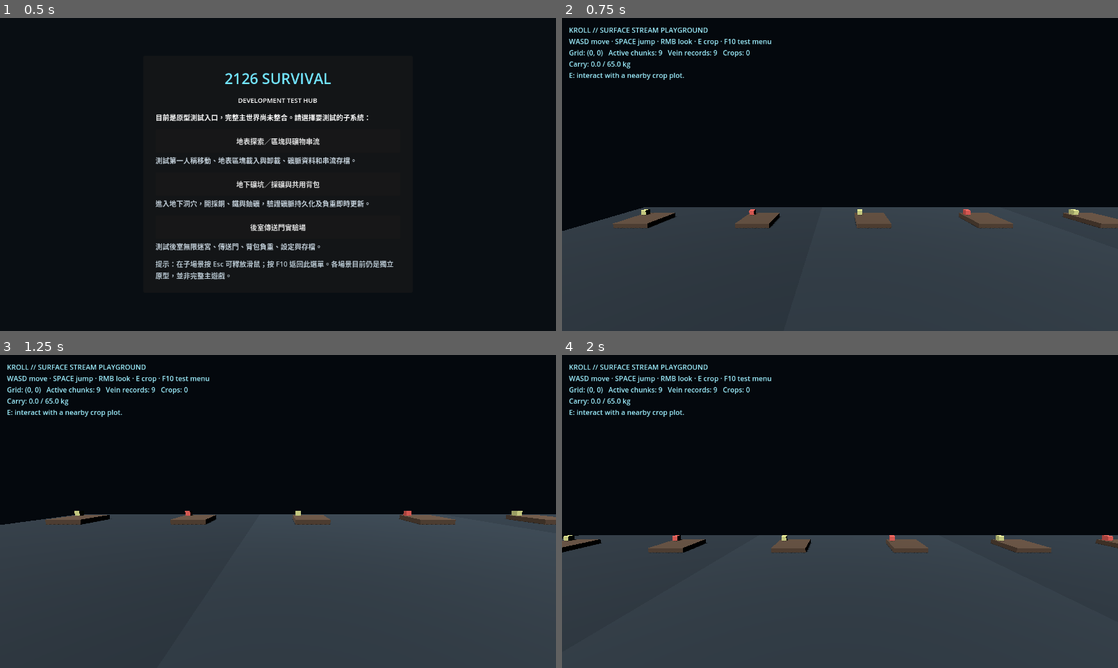
Above: before the commit, frames 1-4 (two rows, left to right).
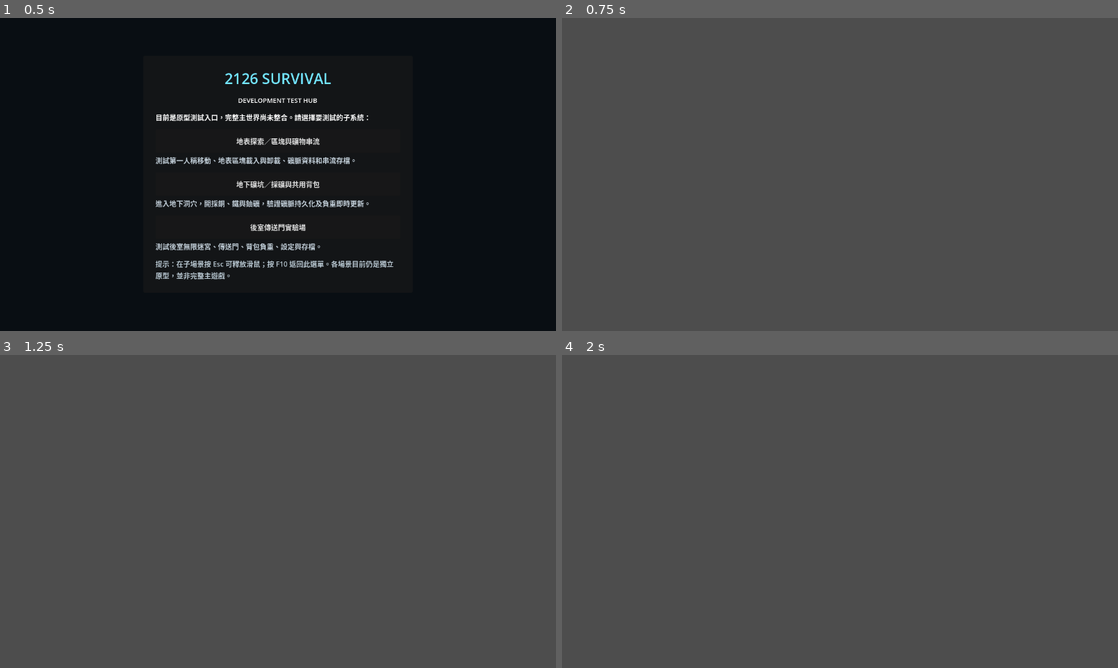
Above: after the commit, the same moments.

Repository: qaqp980520-prog/2126-Survival
Game: Godot game, scene res://prototypes/SurvivalTestHub.tscn
Two runs of this game, one before a commit and one after it. Both use one fixed random seed, a clock stepped at 60 frames per second and the inputs below.
Inputs (mouse positions are in pixels of both pictures, inside the frame that each line leads up to):
- Up to frame 1 (0.5 s): no input
- Up to frame 2 (0.75 s): click "地表探索／區塊與礦物串流" at 0.5 s
- Up to frame 3 (1.25 s): no input
- Up to frame 4 (2 s): tap Enter at 1.25 s; move the mouse to (962, 495) at 1.27 s; hold D from 1.28 s (still down); hold R from 1.28 s (still down); click (962, 495) at 1.42 s; tap Space at 1.52 s

Frame 1 is identical in both runs. In frame 2, 92% of the frame differs, in the area x 0-100%, y 0-100%; in frame 3, 83%; in frame 4, 90%.
Error after the commit: Parse Error: Could not resolve class "WorldSessionController". (res://prototypes/SurfaceChunkStreamingPlayground.gd:1)

Commit message:
Run 38: inherit streamed playground from world session controller

Diff:
--- a/prototypes/SurfaceChunkStreamingPlayground.gd
+++ b/prototypes/SurfaceChunkStreamingPlayground.gd
@@ -1,72 +1,26 @@
-extends Node3D
-
-const RegistryScript = preload("res://systems/MineralVeinRegistry.gd")
-const ControllerScript = preload("res://systems/MineralChunkController.gd")
-const DirectorScript = preload("res://systems/MineralGridStreamingDirector.gd")
+extends "res://scripts/world.gd"
+
 const MiningNodeScript = preload("res://systems/MineralMiningNode.gd")
-const InventoryBridgeScript = preload("res://systems/SurvivalWorldBridge.gd")
-const CropRegistryScript = preload("res://systems/CropRegistry.gd")
-const CropPlotControllerScript = preload("res://systems/CropPlotController.gd")
 const CropPlotVisualScene = preload("res://systems/CropPlotVisual.tscn")
 
 const CHUNK_SIZE: float = 10.0
 const MINERAL_IDS: Array[String] = ["iron_ore", "copper_ore", "gold_ore"]
 
-var registry: Node
-var chunk_controller: Node3D
-var director: Node
-var inventory_bridge: Node
-var crop_registry: Node
-var crop_controller: Node
-var player: CharacterBody3D
 var camera: Camera3D
 var hud: Label
-var _stream_clock_unix: int = -1
-var _last_grid: Vector2i = Vector2i(999999, 999999)
 var _yaw: float = 0.0
 var _pitch: float = -0.12
 var _mouse_look_active: bool = false
 var _jump_was_down: bool = false
-var _last_restore_report: Dictionary = {}
 var _crop_action_message: String = "E: interact with a nearby crop plot."
 
 func _ready() -> void:
-	_build_streaming_stack()
+	if not initialize_world_session():
+		return
 	_build_environment()
 	_build_player()
 	_build_hud()
 	_sync_streaming(int(Time.get_unix_time_from_system()))
-
-func _build_streaming_stack() -> void:
-	registry = RegistryScript.new()
-	registry.name = "MineralVeinRegistry"
-	add_child(registry)
-	crop_registry = CropRegistryScript.new()
-	crop_registry.name = "CropRegistry"
-	add_child(crop_registry)
-	crop_controller = CropPlotControllerScript.new()
-	crop_controller.name = "CropPlotController"
-	add_child(crop_controller)
-	if not crop_controller.bind_registry(crop_registry):
-		push_error("Surface playground could not bind the crop registry.")
-	inventory_bridge = InventoryBridgeScript.new()
-	inventory_bridge.name = "SurvivalWorldBridge"
-	add_child(inventory_bridge)
-	chunk_controller = ControllerScript.new()
-	chunk_controller.name = "MineralChunkController"
-	add_child(chunk_controller)
-	if not chunk_controller.bind_registry(registry):
-		push_error("Surface playground could not bind the mineral registry.")
-	if not chunk_controller.bind_crop_controller(crop_controller):
-		push_error("Surface playground could not bind the crop controller.")
-	director = DirectorScript.new()
-	director.name = "MineralGridStreamingDirector"
-	director.chunk_size_x = CHUNK_SIZE
-	director.chunk_size_z = CHUNK_SIZE
-	director.load_radius = 1
-	add_child(director)
-	if not director.bind_controller(chunk_controller) or not director.bind_chunk_factory(Callable(self, "_make_chunk")):
-		push_error("Surface playground could not bind the streaming director.")
 
 func _build_environment() -> void:
 	var world_environment := WorldEnvironment.new()
@@ -209,132 +163,6 @@
 	_crop_action_message = str(result.get("message", "Crop action completed."))
 	_refresh_hud()
 	return result
-
-func _sync_streaming(now_unix: int = -1) -> bool:
-	if player == null or director == null:
-		return false
-	_stream_clock_unix = now_unix if now_unix > 0 else int(Time.get_unix_time_from_system())
-	var success: bool = director.sync_to_world_position(player.global_position, _stream_clock_unix)
-	if success:
-		_last_grid = director.get_grid_coordinate(player.global_position)
-		_refresh_hud()
-	return success
-
-func debug_move_player_to(position: Vector3, now_unix: int = -1) -> bool:
-	if player == null:
-		return false
-	player.global_position = position
-	return _sync_streaming(now_unix)
-
-func serialize_stream_state() -> Dictionary:
-	if chunk_controller == null or player == null:
-		return {}
-	return {
-		"schema_version": 1,
-		"player_position": [player.global_position.x, player.global_position.y, player.global_position.z],
-		"minerals": chunk_controller.to_save_dict(),
-		"crops": crop_registry.to_save_dict() if crop_registry != null else {}
-	}
-
-func restore_stream_state(payload: Dictionary, now_unix: int = -1) -> bool:
-	_set_restore_report(false, "validation", "Restore payload has not been accepted.", true)
-	if player == null or chunk_controller == null or director == null:
-		_set_restore_report(false, "validation", "Player, controller, or director is unavailable.", true)
-		return false
-	var schema_value: Variant = payload.get("schema_version", null)
-	var position_value: Variant = payload.get("player_position", null)
-	var minerals_value: Variant = payload.get("minerals", null)
-	var has_crops: bool = payload.has("crops")
-	var crops_value: Variant = payload.get("crops", null)
-	if not (schema_value is int) or int(schema_value) != 1:
-		_set_restore_report(false, "validation", "Unsupported stream-save schema.", true)
-		return false
-	if not (position_value is Array) or position_value.size() != 3:
-		_set_restore_report(false, "validation", "Player position must contain three components.", true)
-		return false
-	if not (minerals_value is Dictionary):
-		_set_restore_report(false, "validation", "Mineral save payload must be a dictionary.", true)
-		return false
-	if has_crops and (crop_registry == null or not (crops_value is Dictionary) or not bool(crop_registry.validate_save_dict(crops_value))):
-		_set_restore_report(false, "crop_validation", "Crop save payload is invalid; no world state was changed.", true)
-		return false
-	for component in position_value:
-		if not (component is int or component is float) or not is_finite(float(component)):
-			_set_restore_report(false, "validation", "Player position contains a non-finite component.", true)
-			return false
-
-	var now: int = now_unix if now_unix > 0 else int(Time.get_unix_time_from_system())
-	var previous_position: Vector3 = player.global_position
-	var previous_minerals: Dictionary = chunk_controller.to_save_dict()
-	var previous_crops: Dictionary = crop_registry.to_save_dict() if crop_registry != null else {}
-	if not previous_minerals.has("schema_version") or not previous_minerals.has("veins"):
-		_set_restore_report(false, "snapshot", "Could not snapshot the current mineral state before restore.", true)
-		return false
-	if not chunk_controller.restore_save_dict(minerals_value, now):
-		_set_restore_report(false, "mineral_restore", "Mineral registry rejected the candidate save.", true)
-		return false
-	if has_crops and not bool(crop_registry.restore_save_dict(crops_value)):
-		var minerals_rolled_back: bool = chunk_controller.restore_save_dict(previous_minerals, now)
-		_set_restore_report(false, "crop_restore", "Crop registry rejected the candidate save.", minerals_rolled_back)
-		return false
-	if chunk_controller.has_method("refresh_crop_plots"):
-		chunk_controller.refresh_crop_plots()
-
-	player.global_position = Vector3(float(position_value[0]), float(position_value[1]), float(position_value[2]))
-	_last_grid = Vector2i(999999, 999999)
-	if _sync_streaming(now):
-		if chunk_controller.has_method("refresh_crop_plots"):
-			chunk_controller.refresh_crop_plots()
-		_set_restore_report(true, "complete", "", true, {
-			"active_chunk_ids": chunk_controller.get_loaded_chunk_ids()
-		})
-		return true
-
-	# A failed target stream must not leave the candidate mineral payload applied.
-	# Reconcile the old chunk window first, then restore the exact pre-attempt mineral snapshot.
-	var target_sync_report: Dictionary = director.get_last_sync_report()
-	player.global_position = previous_position
-	_last_grid = Vector2i(999999, 999999)
-	var recovery_success: bool = false
-	if director.has_method("recover_to_world_position"):
-		recovery_success = bool(director.recover_to_world_position(previous_position, now))
-	else:
-		recovery_success = _sync_streaming(now)
-	var recovery_report: Dictionary = director.get_last_sync_report()
-	if recovery_success:
-		_last_grid = director.get_grid_coordinate(previous_position)
-
-	var minerals_restored: bool = chunk_controller.restore_save_dict(previous_minerals, now)
-	var crops_restored: bool = crop_registry == null or previous_crops.is_empty() or bool(crop_registry.restore_save_dict(previous_crops))
-	if chunk_controller.has_method("refresh_crop_plots"):
-		chunk_controller.refresh_crop_plots()
-	var ids_consistent: bool = director.get_managed_chunk_ids() == chunk_controller.get_loaded_chunk_ids()
-	var position_restored: bool = player.global_position.is_equal_approx(previous_position)
-	var rollback_complete: bool = recovery_success and minerals_restored and crops_restored and ids_consistent and position_restored
-	_refresh_hud()
-	_set_restore_report(false, "stream_sync", "Target stream sync failed; rollback status is reported in details.", rollback_complete, {
-		"target_sync_report": target_sync_report,
-		"recovery_report": recovery_report,
-		"recovery_success": recovery_success,
-		"minerals_restored": minerals_restored,
-		"ids_consistent": ids_consistent,
-		"position_restored": position_restored
-	})
-	if not rollback_complete:
-		push_warning("Surface stream restore rollback was incomplete; inspect get_last_restore_report().")
-	return false
-
-func get_last_restore_report() -> Dictionary:
-	return _last_restore_report.duplicate(true)
-
-func _set_restore_report(success: bool, phase: String, message: String, rollback_complete: bool, details: Dictionary = {}) -> void:
-	_last_restore_report = {
-		"success": success,
-		"phase": phase,
-		"message": message,
-		"rollback_complete": rollback_complete,
-		"details": details.duplicate(true)
-	}
 
 func _make_chunk(coord: Vector2i) -> Node3D:
 	var chunk := Node3D.new()
